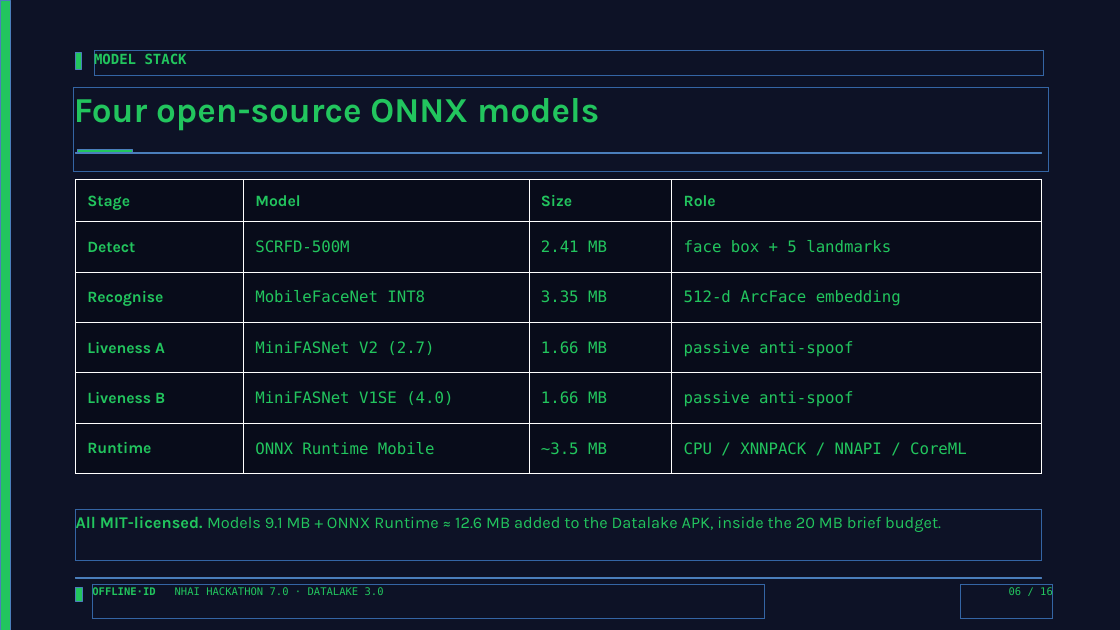
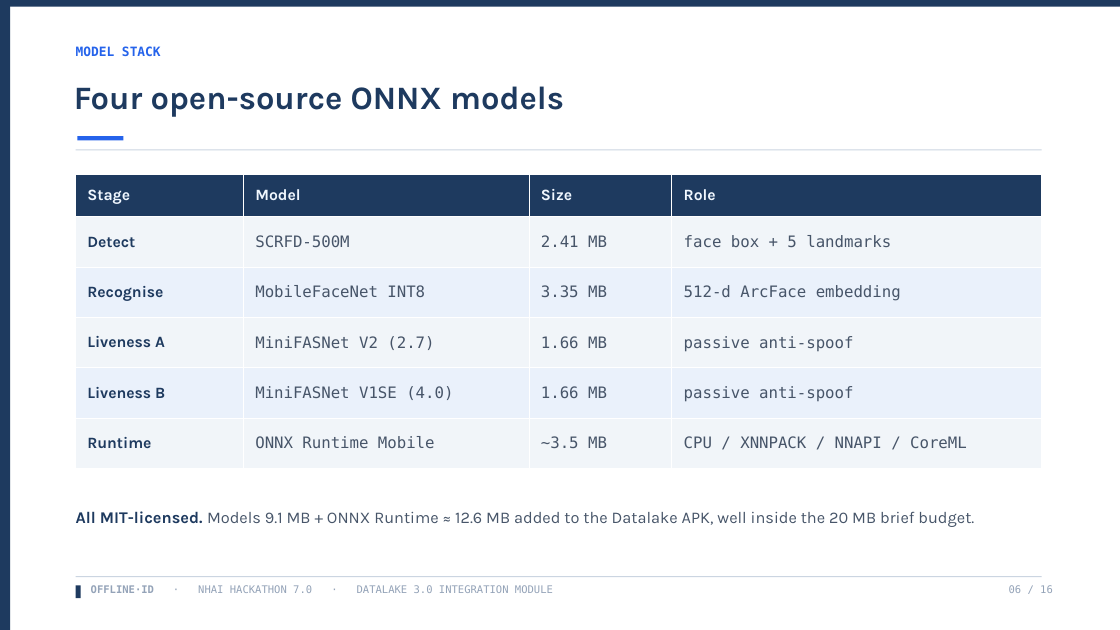
Before and after one commit to moneytosms/offlineid, a slide deck: slide 6 of submission/OfflineID_Hackathon7.pptx. Drawn at 1120x630 pixels with LibreOffice and Linux fonts; fonts in the diff are those of the drawing. Boxes give left, top, right and bottom in pixels: in the first picture for what was removed or moved away, otherwise in the second. Text is boxed around its words. In the diff, an @@ line names an element or a change of style, - is before the commit and + after.

```diff
--- a/submission/OfflineID_Hackathon7.pptx
+++ b/submission/OfflineID_Hackathon7.pptx
@@ background #0D1226 to #FFFFFF @@
@@ rectangle at <box>0,0,10,630</box>: fill #22C55E to #1E3A5F @@
@@ rectangle added at <box>10,0,1120,7</box>, fill #1E3A5F @@
@@ text "MODEL STACK": place and size @@
-text "MODEL STACK" at <box>94,52,187,67</box>
+text "MODEL STACK" at <box>76,46,161,56</box>
@@ text "MODEL STACK" at <box>76,46,161,56</box>: size 12 to 11 pt, text colour #22C55E to #2563EB @@
@@ rectangle removed at <box>76,53,82,70</box> @@
@@ text "Four open-source ONNX models": place and size @@
-text "Four open-source ONNX models" at <box>74,98,599,131</box>
+text "Four open-source ONNX models" at <box>74,86,564,117</box>
@@ text "Four open-source ONNX models" at <box>74,86,564,117</box>: size 30 to 28 pt, text colour #22C55E to #1E3A5F @@
@@ rectangle: place and size @@
-rectangle at <box>77,150,133,154</box>
+rectangle at <box>77,136,124,140</box>
@@ rectangle at <box>77,136,124,140</box>: fill #22C55E to #2563EB @@
@@ table at <box>76,175,1042,469</box> @@
@@ fill #080C1A to #1E3A5F in row 1 @@
@@ fill #080C1A to #F1F5F9 in 12 cells @@
@@ fill #080C1A to #EAF1FB in 8 cells @@
@@ text colour #22C55E to #F0F7FF in "Stage", "Model", "Size", "Role" @@
@@ text colour #22C55E to #1E3A5F in "Detect", "Recognise", "Liveness A", "Liveness B" and 1 more places @@
@@ text colour #22C55E to #475569 in "SCRFD-500M", "2.41 MB", "face box + 5 landmarks", "MobileFaceNet INT8" and 11 more places @@
@@ table: place and size @@
-table at <box>76,180,1042,474</box>
+table at <box>76,175,1042,469</box>
@@ rectangle: place and size @@
-rectangle at <box>76,153,1042,154</box>
+rectangle at <box>76,150,1042,150</box>
@@ rectangle at <box>76,150,1042,150</box>: fill #080C1A to #CBD5E1 @@
@@ text at <box>76,511,974,527</box>: text changed; text colour #22C55E to #475569 @@
-All MIT-licensed. Models 9.1 MB + ONNX Runtime ≈ 12.6 MB added to the Datalake APK, inside the 20 MB brief budget.
+All MIT-licensed. Models 9.1 MB + ONNX Runtime ≈ 12.6 MB added to the Datalake APK, well inside the 20 MB brief budget.
@@ rectangle at <box>76,586,81,598</box>: fill #22C55E to #1E3A5F @@
@@ rectangle at <box>76,576,1042,577</box>: fill #080C1A to #CBD5E1 @@
@@ rectangle: place and size @@
-rectangle at <box>76,587,82,602</box>
+rectangle at <box>76,586,81,598</box>
@@ text at <box>91,585,553,593</box>: text changed; text colour #22C55E to #94A3B8 @@
-OFFLINE·ID NHAI HACKATHON 7.0 · DATALAKE 3.0
+OFFLINE·ID · NHAI HACKATHON 7.0 · DATALAKE 3.0 INTEGRATION MODULE
@@ text "06 / 16" at <box>1009,585,1053,593</box>: text colour #22C55E to #94A3B8 @@
```
Also in this commit, not shown: 15 other slides changed, 1 slide removed, 13 other files.
